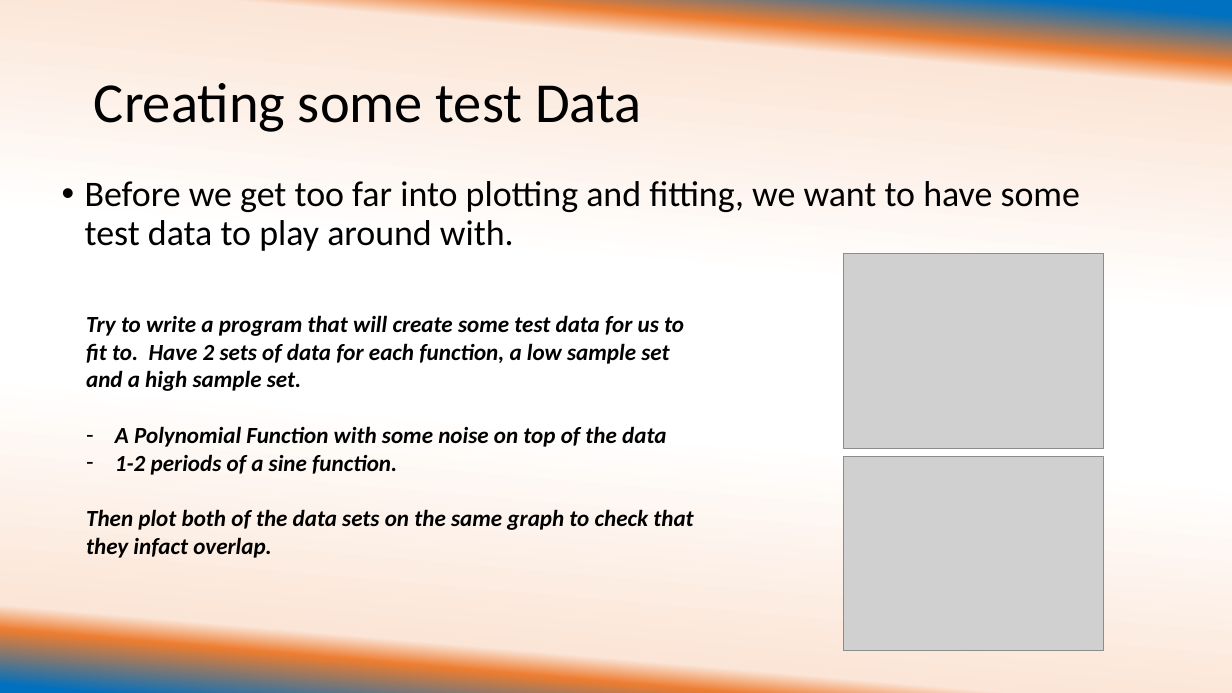
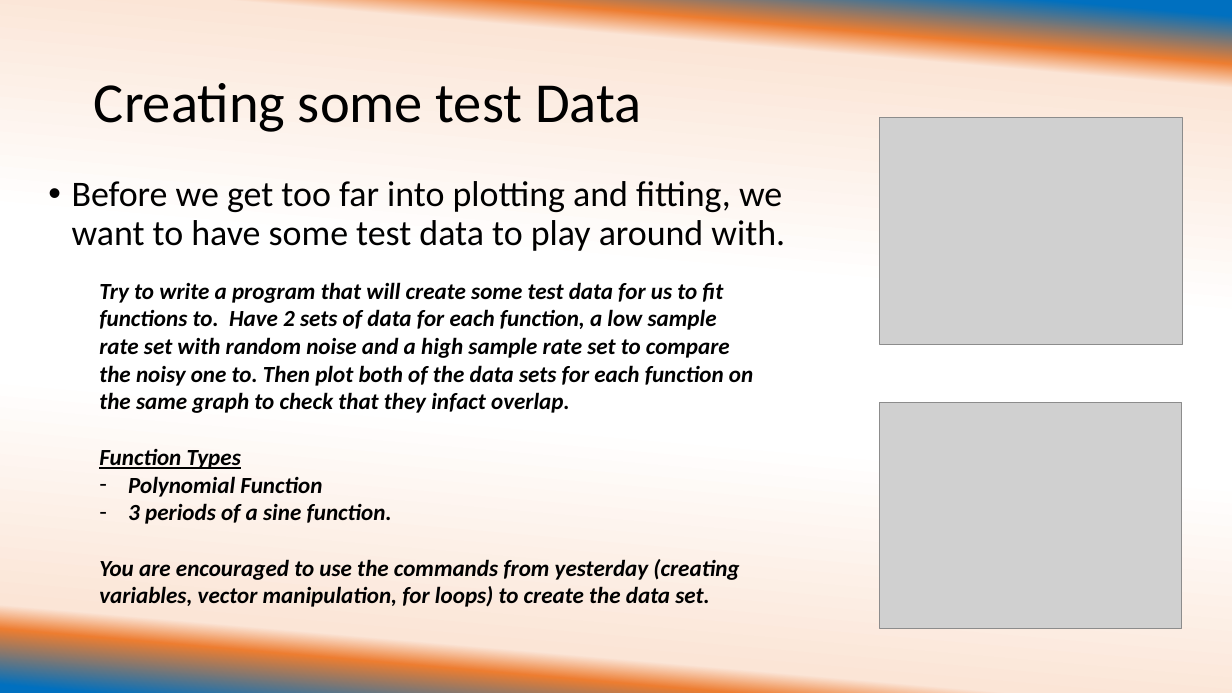
Before and after one commit to ehuemill/Intro-to-Matlab, a slide deck: slide 4 of Day 2 of Crash Course/University of Illinois REU Introduction to Matlab Day 2 with examples.pptx. Drawn at 1232x693 pixels with LibreOffice and Linux fonts; fonts in the diff are those of the drawing; grey boxes stand for pictures. Boxes give left, top, right and bottom in pixels: in the first picture for what was removed or moved away, otherwise in the second. Text is boxed around its words. In the diff, an @@ line names an element or a change of style, - is before the commit and + after.

Commit message:
Added Plotting and Subplotting functions

```diff
--- a/Day 2 of Crash Course/University of Illinois REU Introduction to Matlab Day 2 with examples.pptx
+++ b/Day 2 of Crash Course/University of Illinois REU Introduction to Matlab Day 2 with examples.pptx
@@ picture added at (880, 117, 1183, 345) @@
@@ text "Before we get too far ..." rewrapped from (85, 181, 1081, 251) to (72, 181, 785, 251) @@
@@ picture removed at (844, 254, 1104, 449) @@
@@ text at (99, 282, 753, 607): text changed @@
-Try to write a program that will create some test data for us to fit to. Have 2 sets of data for each function, a low sample set and a high sample set.
-– A Polynomial Function with some noise on top of the data
-– 1-2 periods of a sine function.
-Then plot both of the data sets on the same graph to check that they infact overlap.
+Try to write a program that will create some test data for us to fit functions to. Have 2 sets of data for each function, a low sample rate set with random noise and a high sample rate set to compare the noisy one to. Then plot both of the data sets for each function on the same graph to check that they infact overlap.
+Function Types
+– Polynomial Function
+– 3 periods of a sine function.
+You are encouraged to use the commands from yesterday (creating variables, vector manipulation, for loops) to create the data set.
@@ picture added at (880, 402, 1182, 628) @@
@@ picture removed at (844, 457, 1104, 652) @@
```
Also in this commit, not shown: 4 other slides changed, 4 slides added.
